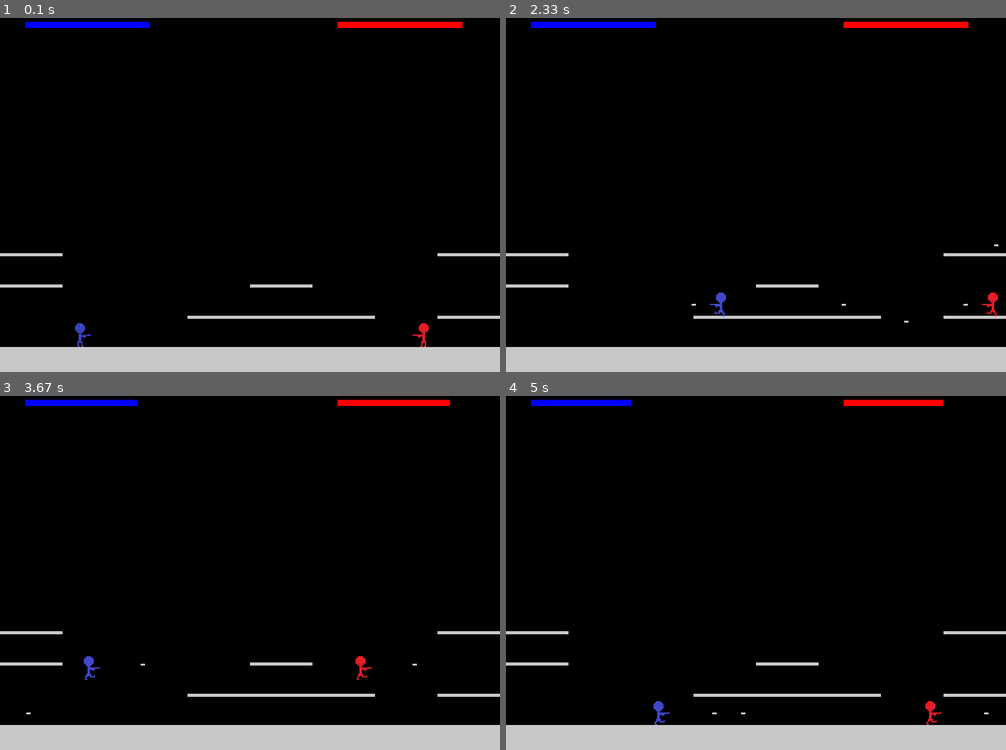
Above: before the commit, frames 1-4 (two rows, left to right).
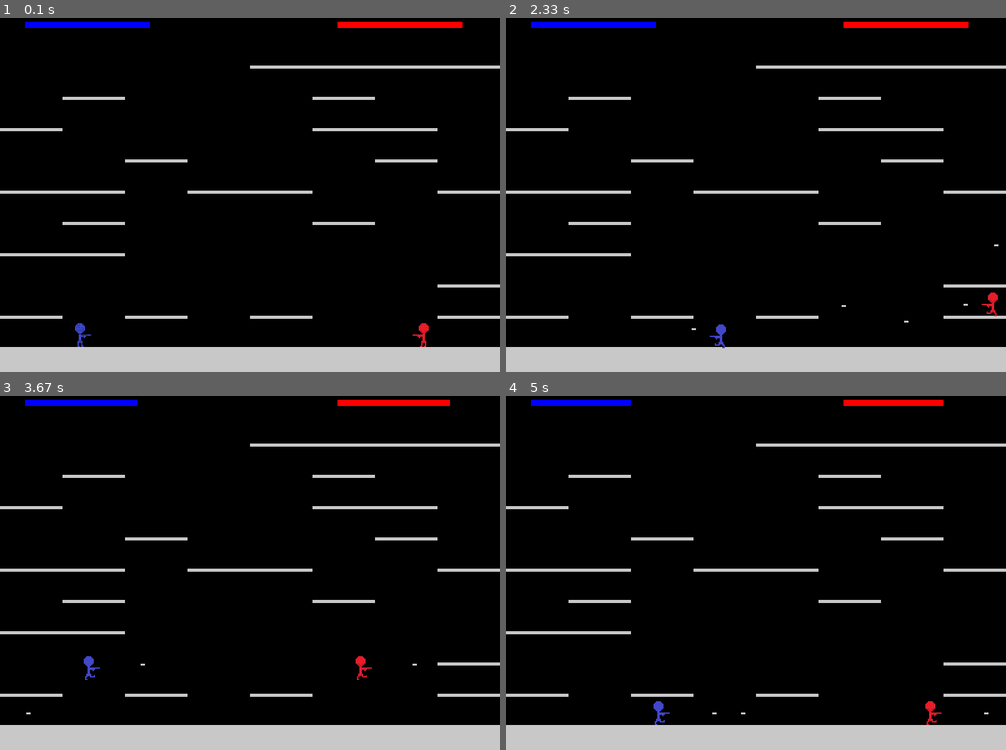
Above: after the commit, the same moments.

Repository: Wise05/pygame-games
Game: pygame game, started from 2D pvp/2Dpvp.py
Two runs of this game, one before a commit and one after it. Both use one fixed random seed, a clock stepped at 60 frames per second and the inputs below.
Inputs:
- Up to frame 1 (0.1 s): no input
- Up to frame 2 (2.33 s): hold W 0.33-0.8 s; hold Right 0.33-0.8 s; hold Right 0.83-1.3 s; hold D 0.83-1.3 s; hold Up 1.33-1.63 s; hold W 1.33-1.63 s; hold Right 1.67-2.13 s; hold D 1.67-2.13 s; hold Left from 2.17 s (still down); hold A from 2.17 s (still down)
- Up to frame 3 (3.67 s): release Left at 2.7 s; release A at 2.7 s; hold Left 2.73-3.13 s; hold A 2.73-3.13 s; hold Up 3.17-3.53 s; hold W 3.17-3.53 s; hold Right from 3.57 s (still down); hold D from 3.57 s (still down)
- Up to frame 4 (5 s): release Right at 4.2 s; release D at 4.2 s; hold Left 4.23-4.7 s; hold A 4.23-4.7 s; hold Right from 4.73 s (still down); hold D from 4.73 s (still down)

The runs differ from the first frame. In frame 1, 3.0% of the frame differs, in the area x 0-100%, y 13-85%; in frame 2, 3.2%, in the area x 0-100%, y 13-94%; in frame 3, 3.0%; in frame 4, 3.0%.

Commit message:
game complete, but code messy and small bug when walking off platforms, but the bug is now a feature I guess.

Diff:
--- a/2D pvp/2Dpvp.py
+++ b/2D pvp/2Dpvp.py
@@ -7,6 +7,9 @@
 p1WalkPic = r"C:\Users\zevan\pygame\2D pvp\player1move.png"
 p2IdlePic = r"C:\Users\zevan\pygame\2D pvp\player2shoot.png"
 p2WalkPic = r"C:\Users\zevan\pygame\2D pvp\player2move.png"
+
+#text
+font = pygame.font.Font(r'C:\Users\zevan\pygame\Pong\Retro Gaming.ttf', 40)
 
 #display
 displayWidth = 800
@@ -16,19 +19,17 @@
 displayIcon = pygame.image.load(r"C:\Users\zevan\pygame\2D pvp\player1shoot.png")
 pygame.display.set_icon(displayIcon)
 
-#envornments
+#envornment generation
 environment = [[0,0,0,0,0,0,0,0],
                [0,0,0,0,0,0,0,0],
-               [0,0,0,0,0,0,0,0],
-               [0,0,0,0,0,0,0,0],
-               [0,0,0,0,0,0,0,0],
-               [0,0,0,0,0,0,0,0],
-               [0,0,0,0,0,0,0,0],
-               [0,0,0,0,0,0,0,0],
-               [0,0,0,0,0,0,0,0],
-               [1,0,0,0,0,0,0,1],
-               [1,0,0,0,1,0,0,0],
-               [0,0,0,1,1,1,0,1]]
+               [0,0,0,0,0,0,0,0]]
+for i in range(9):
+    array = []
+    for j in range(8):
+        num = random.randint(-1, 1)
+        array.append(num)
+    environment.append(array)
+
 squares = []
 for i in range(12):
     for j in range(8):
@@ -56,22 +57,23 @@
         self.bullets = pygame.sprite.Group()
         self.last_shoot_time = pygame.time.get_ticks()
         self.health = 10
+        self.onGround = 0
 
     def forces(self):
         #walls and stuff
-        doGravity = 1
         for i in range(len(squares)):
             if self.hitbox.y + 19 < squares[i].y and self.hitbox.colliderect(squares[i]):
                 if self.ySpeed > 0:
                     self.hitbox.y = squares[i].y - 37
                     self.ySpeed = 0
-                    doGravity = 0
+                    self.onGround = 1
 
         #ground and gravity
         if self.hitbox.y >= 522:
             self.hitbox.y = 522
             self.ySpeed = 0
-        elif doGravity == 1:
+            self.onGround = 1
+        else:
             self.ySpeed += 0.1
         self.hitbox.x += self.xSpeed
         self.hitbox.y += self.ySpeed
@@ -80,12 +82,13 @@
         if self.hitbox.x >= 775:
             self.hitbox.x = 775
 
-    def movement(self):
+    def movement(self): #sorry for the long function
         #characters moving from input
         keys = pygame.key.get_pressed()
-        if keys[self.up] and self.hitbox.y >= 522: #jump
+        if keys[self.up] and self.onGround == 1: #jump
             self.hitbox.y -= 2
             self.ySpeed = -4
+            self.onGround = 0
 
         if keys[self.left]: #move left
             if self.xSpeed <= -4:
@@ -176,6 +179,7 @@
             running = False
 
     clock.tick(FPS)
+    doShoot = 1
 
     #character stuff
     player1.movement()
@@ -212,10 +216,15 @@
 
     #win condition
     if player1.health <= 0:
-        print("player 2 wins")
+        text = "Player 2 Wins!"
+        rText = font.render(text, True, (255,0,0))
+        screen.blit(rText, (220, 260))
+        player2.health = 10
     if player2.health <= 0:
-        print("player 1 wins")
-
+        text = "Player 1 Wins!"
+        rText = font.render(text, True, (20,20,255))
+        screen.blit(rText, (220, 260))
+        player1.health = 10
     pygame.display.flip()
 
 pygame.quit
